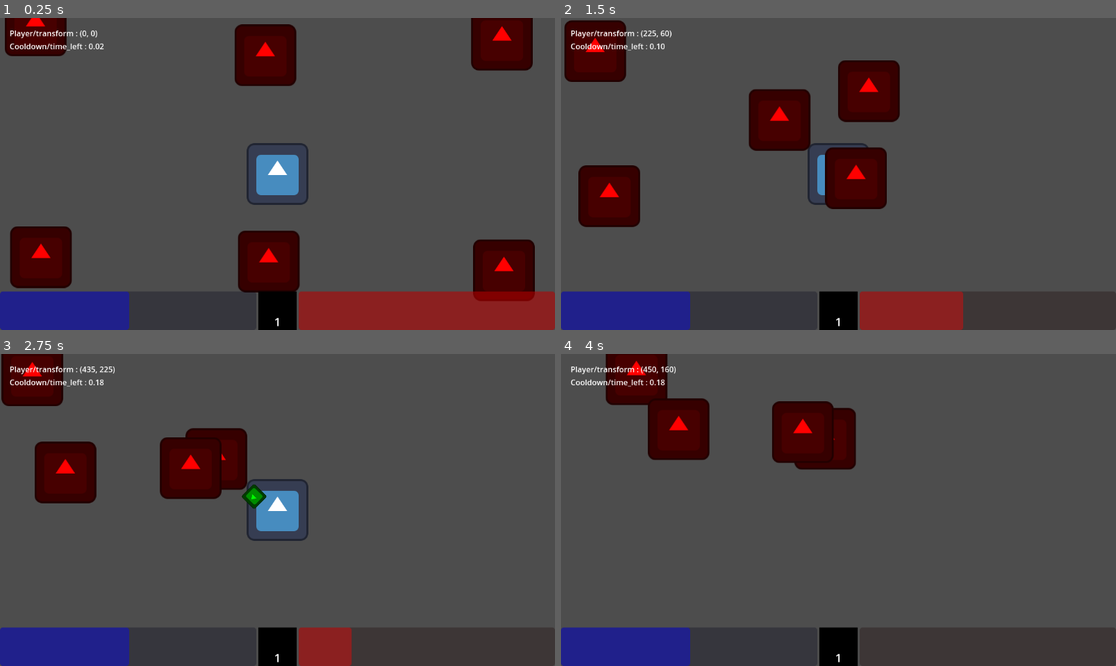
Above: before the commit, frames 1-4 (two rows, left to right).
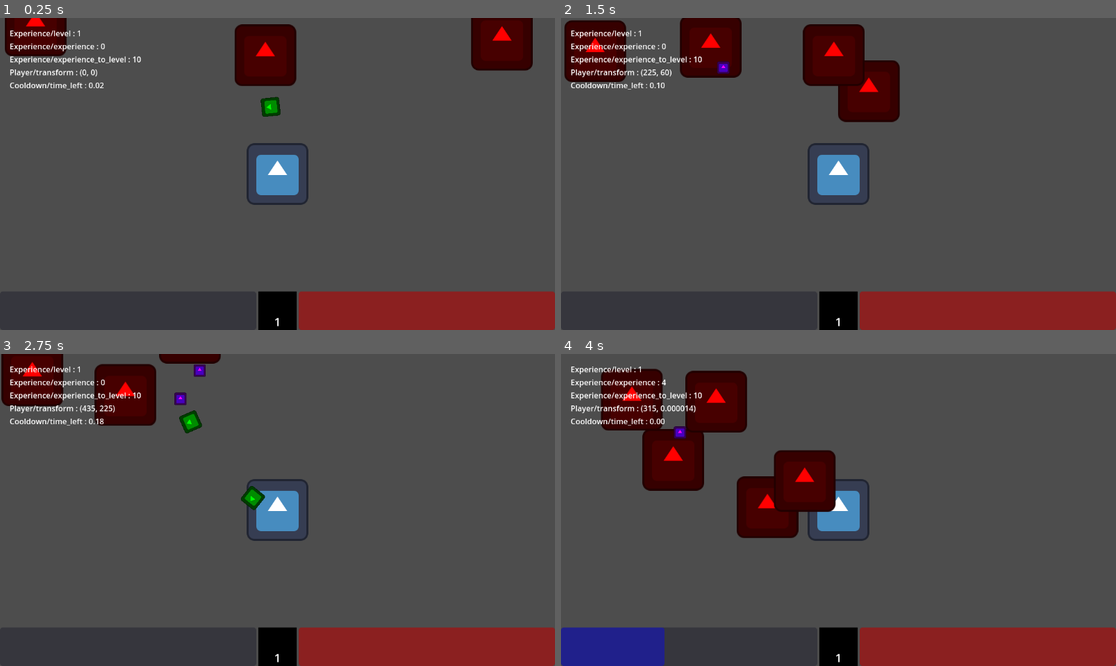
Above: after the commit, the same moments.

Repository: KatalystSoftware/FGJ24
Game: Godot game, scene res://main.tscn
The game is run twice, just before and just after one commit, with the same random seed, the same clock (stepped at 60 frames per second) and the same inputs. The engine's default icon, where the game draws it, is replaced by a stand-in: a white triangle on a blue panel in a dark square.
Inputs:
- Up to frame 1 (0.25 s): no input
- Up to frame 2 (1.5 s): hold D (move_right) 0.53-1.28 s; hold S (move_down) from 1.28 s (still down)
- Up to frame 3 (2.75 s): release S (move_down) at 2.03 s; hold D (move_right) from 2.03 s (still down)
- Up to frame 4 (4 s): release D (move_right) at 2.78 s; hold W (move_up) 2.78-3.53 s; hold A (move_left) from 3.53 s (still down)

The runs differ from the first frame. In frame 1, 11% of the frame differs, in the area x 0-97%, y 4-100%; in frame 2, 18%; in frame 3, 17%; in frame 4, 19%, in the area x 1-100%, y 0-100%.

Commit message:
enemies drop xp on death, add leveling up

Diff:
--- a/enemies/base/base_enemy.tscn
+++ b/enemies/base/base_enemy.tscn
@@ -33,6 +33,7 @@
 
 [node name="Health" type="Node" parent="."]
 script = ExtResource("3_aphmk")
+count = 3
 
 [node name="StateMachine" type="Node" parent="." node_paths=PackedStringArray("initial_state")]
 script = ExtResource("5_eth0d")
--- /dev/null
+++ b/enemies/base/xp_drop.tscn
@@ -0,0 +1,21 @@
+[gd_scene load_steps=4 format=3 uid="uid://bbqg60ikgswiw"]
+
+[ext_resource type="Texture2D" uid="uid://y6v62gdaff27" path="res://assets/icon.svg" id="1_easaf"]
+[ext_resource type="Script" path="res://shared/nodes/xp_drop.gd" id="1_ow340"]
+
+[sub_resource type="RectangleShape2D" id="RectangleShape2D_cgtjl"]
+size = Vector2(500, 500)
+
+[node name="XPDrop" type="Area2D"]
+scale = Vector2(0.2, 0.2)
+collision_layer = 64
+script = ExtResource("1_ow340")
+
+[node name="CollisionShape2D" type="CollisionShape2D" parent="."]
+shape = SubResource("RectangleShape2D_cgtjl")
+
+[node name="Sprite2D" type="Sprite2D" parent="."]
+self_modulate = Color(1, 0, 1, 1)
+texture = ExtResource("1_easaf")
+
+[connection signal="area_entered" from="." to="." method="_on_area_entered"]
--- a/enemies/nodes/enemy.gd
+++ b/enemies/nodes/enemy.gd
@@ -1,5 +1,7 @@
 class_name Enemy
 extends CharacterBody2D
+
+@export var XPDropScene = preload("res://enemies/base/xp_drop.tscn")
 
 
 func _physics_process(_delta):
@@ -7,4 +9,8 @@
 
 
 func _on_health_died():
+	var xp_drop: XPDrop = XPDropScene.instantiate()
+	xp_drop.position = position
+	get_tree().get_root().call_deferred("add_child", xp_drop)
+
 	queue_free()
--- a/main.tscn
+++ b/main.tscn
@@ -18,12 +18,24 @@
 position = Vector2(-542, -333)
 
 [node name="Enemy4" parent="." instance=ExtResource("2_ny8i7")]
-position = Vector2(513, 218)
+position = Vector2(326, -452)
 
 [node name="Enemy5" parent="." instance=ExtResource("2_ny8i7")]
-position = Vector2(-23, 228)
+position = Vector2(-210, -442)
 
 [node name="Enemy6" parent="." instance=ExtResource("2_ny8i7")]
-position = Vector2(-535, 188)
+position = Vector2(-722, -482)
+
+[node name="Enemy7" parent="." instance=ExtResource("2_ny8i7")]
+position = Vector2(299, -671)
+
+[node name="Enemy8" parent="." instance=ExtResource("2_ny8i7")]
+position = Vector2(-237, -661)
+
+[node name="Enemy10" parent="." instance=ExtResource("2_ny8i7")]
+position = Vector2(-445, -827)
+
+[node name="Enemy9" parent="." instance=ExtResource("2_ny8i7")]
+position = Vector2(-749, -701)
 
 [node name="MainUI" parent="." instance=ExtResource("3_wntuf")]
--- /dev/null
+++ b/player/nodes/experience.gd
@@ -0,0 +1,22 @@
+class_name Experience
+extends Node
+
+signal level_up  ## Signal emitted when leveling up
+
+@export var level = 1
+@export var experience = 0
+@export var experience_to_level = 10
+
+
+func _ready():
+	DebugUI.get_node("Stats").add_property(self, "level")
+	DebugUI.get_node("Stats").add_property(self, "experience")
+	DebugUI.get_node("Stats").add_property(self, "experience_to_level")
+
+
+func collect_experience():
+	experience += 1
+	if experience == experience_to_level:
+		level += 1
+		experience = 0
+		level_up.emit()
--- /dev/null
+++ b/player/nodes/player_hitbox.gd
@@ -0,0 +1,12 @@
+class_name PlayerHitbox
+extends Hitbox
+
+@export var experience: Experience
+
+
+func collect() -> void:
+	if not experience:
+		push_warning("Unconnected hitbox")
+		return
+
+	experience.collect_experience()
--- a/player/scenes/player.tscn
+++ b/player/scenes/player.tscn
@@ -1,15 +1,16 @@
-[gd_scene load_steps=6 format=3 uid="uid://djhanqyimpptk"]
+[gd_scene load_steps=7 format=3 uid="uid://djhanqyimpptk"]
 
 [ext_resource type="Script" path="res://player/nodes/player.gd" id="1_swtdm"]
 [ext_resource type="Texture2D" uid="uid://y6v62gdaff27" path="res://assets/icon.svg" id="2_8nyt6"]
-[ext_resource type="Script" path="res://shared/nodes/hitbox.gd" id="3_frcqf"]
+[ext_resource type="Script" path="res://player/nodes/player_hitbox.gd" id="3_8vyqf"]
 [ext_resource type="Script" path="res://shared/nodes/health.gd" id="4_o8ns1"]
+[ext_resource type="Script" path="res://player/nodes/experience.gd" id="5_wkw1t"]
 
 [sub_resource type="RectangleShape2D" id="RectangleShape2D_fje8h"]
 size = Vector2(129, 128)
 
 [node name="Player" type="CharacterBody2D"]
-collision_mask = 56
+collision_mask = 120
 script = ExtResource("1_swtdm")
 
 [node name="CollisionShape2D" type="CollisionShape2D" parent="."]
@@ -24,15 +25,19 @@
 wait_time = 0.25
 one_shot = true
 
-[node name="Hitbox" type="Area2D" parent="." node_paths=PackedStringArray("health")]
+[node name="PlayerHitbox" type="Area2D" parent="." node_paths=PackedStringArray("experience", "health")]
 collision_mask = 10
-script = ExtResource("3_frcqf")
+script = ExtResource("3_8vyqf")
+experience = NodePath("../Experience")
 health = NodePath("../Health")
 
-[node name="CollisionShape2D" type="CollisionShape2D" parent="Hitbox"]
+[node name="CollisionShape2D" type="CollisionShape2D" parent="PlayerHitbox"]
 shape = SubResource("RectangleShape2D_fje8h")
 
 [node name="Health" type="Node" parent="."]
 script = ExtResource("4_o8ns1")
 
+[node name="Experience" type="Node" parent="."]
+script = ExtResource("5_wkw1t")
+
 [connection signal="died" from="Health" to="." method="_on_health_died"]
--- a/project.godot
+++ b/project.godot
@@ -54,6 +54,7 @@
 2d_physics/layer_4="Enemy Attack"
 2d_physics/layer_5="Obstacle"
 2d_physics/layer_6="Wall"
+2d_physics/layer_7="Item"
 
 [rendering]
 
--- /dev/null
+++ b/shared/nodes/xp_drop.gd
@@ -0,0 +1,10 @@
+class_name XPDrop
+extends Area2D
+
+
+func _on_area_entered(area: Area2D):
+	if area is PlayerHitbox:
+		var hitbox: PlayerHitbox = area
+		hitbox.collect()
+
+	queue_free()
--- /dev/null
+++ b/ui/level_label.gd
@@ -0,0 +1,16 @@
+extends Label
+
+var player: CharacterBody2D
+
+
+func _ready():
+	player = get_tree().get_first_node_in_group("Player")
+	text = str(player.get_node("Experience").level)
+
+
+func _process(_delta):
+	if not player or player.is_queued_for_deletion():
+		text = "0"
+		return
+
+	text = str(player.get_node("Experience").level)
--- a/ui/main_ui.tscn
+++ b/ui/main_ui.tscn
@@ -1,6 +1,8 @@
-[gd_scene load_steps=3 format=3 uid="uid://bjax6u8sj1x1f"]
+[gd_scene load_steps=5 format=3 uid="uid://bjax6u8sj1x1f"]
 
 [ext_resource type="Script" path="res://ui/hp_bar.gd" id="1_spuqh"]
+[ext_resource type="Script" path="res://ui/xp_bar.gd" id="1_uilr4"]
+[ext_resource type="Script" path="res://ui/level_label.gd" id="2_8ct5m"]
 
 [sub_resource type="LabelSettings" id="LabelSettings_24u54"]
 font_size = 24
@@ -25,13 +27,14 @@
 value = 50.0
 rounded = true
 show_percentage = false
+script = ExtResource("1_uilr4")
 
 [node name="ColorRect" type="ColorRect" parent="HBoxContainer"]
 self_modulate = Color(0, 0, 0, 1)
 custom_minimum_size = Vector2(80, 80)
 layout_mode = 2
 
-[node name="Label" type="Label" parent="HBoxContainer/ColorRect"]
+[node name="LevelLabel" type="Label" parent="HBoxContainer/ColorRect"]
 layout_mode = 1
 anchors_preset = 12
 anchor_top = 1.0
@@ -43,6 +46,7 @@
 text = "1"
 label_settings = SubResource("LabelSettings_24u54")
 horizontal_alignment = 1
+script = ExtResource("2_8ct5m")
 
 [node name="HPBar" type="ProgressBar" parent="HBoxContainer"]
 self_modulate = Color(1, 0, 0, 1)
--- /dev/null
+++ b/ui/xp_bar.gd
@@ -0,0 +1,17 @@
+extends ProgressBar
+
+var player: CharacterBody2D
+
+
+func _ready():
+	player = get_tree().get_first_node_in_group("Player")
+	max_value = player.get_node("Experience").experience_to_level
+	value = player.get_node("Experience").experience
+
+
+func _process(_delta):
+	if not player or player.is_queued_for_deletion():
+		value = 0
+		return
+
+	value = player.get_node("Experience").experience
